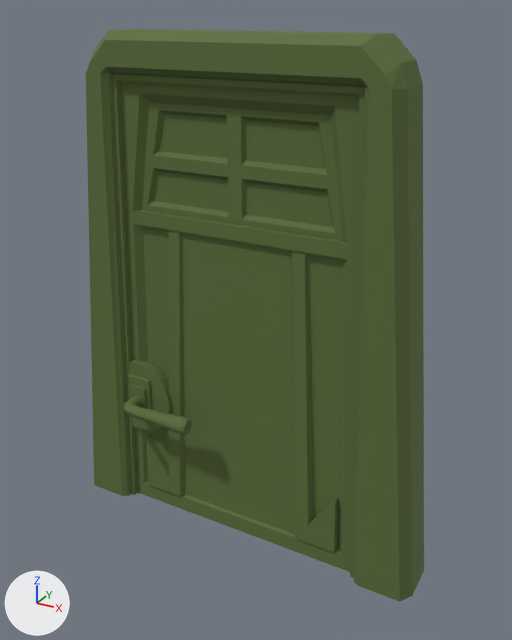
A saved change to the FBX model Assets/LivingRoom/FBX/MSG_Lr_doorlibrary.FBX.
One viewpoint serves both versions: a 50 mm camera at (1.58, -2.69, 1.45) aimed at (0.08, 0.04, 0.08). The axes (+X, +Y, +Z) are drawn at lower left. The lights are the same throughout. Where no turn or scale is listed for an object, it has been applied to the vertices.

The older version as bpy lines, for what is in view:
```python
me_mesh = bpy.data.meshes.new('Mesh')
me_mesh.from_pydata(...)  # 500 vertices, 954 faces; spans x -0.99..0.99, y -0.22..0.16, z -1.16..1.36
me_mesh.materials.append(mat_02___default)  # dark green #5c6e3b
ob_object113 = bpy.data.objects.new('Object113', me_mesh)
ob_object113.location = (0.0, 0.0, 0.0)
```
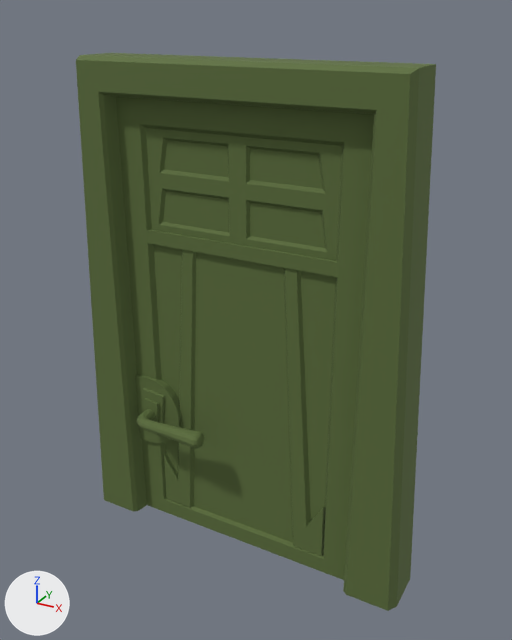
Commit message: objectss
추가

The change, as a list of edits to the scene's bpy script:
```text
Change me_mesh:
    used by ob_object113; location = (0.0, 0.0, 0.0)
    remove me_mesh.from_pydata(...)  # 500 vertices, 954 faces; spans x -0.99..0.99, y -0.22..0.16, z -1.16..1.36
    add me_mesh.from_pydata(...)  # 405 vertices, 737 faces; spans x -0.92..0.92, y -0.18..0.18, z -1.25..1.25
    me_mesh part 1: the loose piece of 220 vertices spanning x -0.67..0.67, y -0.04..0.13, z -1.15..1.15 is rebuilt with 43 vertices and now spans x -0.92..0.92, y -0.08..0.18, z -1.25..1.25
    me_mesh part 2: the loose piece of 37 vertices spanning x -0.67..-0.39, y -0.05..-0.01, z -0.68..-0.27 is rebuilt with 16 vertices and now spans x -0.61..-0.44, y -0.04..-0.01, z -0.7..-0.43
    me_mesh part 3: a new loose piece of 192 vertices spanning x -0.56..-0.13, y -0.18..-0.03, z -0.62..-0.53, in mat_02___default (dark green #5c6e3b)
    me_mesh part 4: a new loose piece of 113 vertices spanning x -0.61..0.61, y 0.0..0.04, z -1.25..1.05, in mat_02___default (dark green #5c6e3b)
    me_mesh part 5: a new loose piece of 26 vertices spanning x -0.63..-0.36, y -0.01..0.06, z -0.78..-0.37, in mat_02___default (dark green #5c6e3b)
    me_mesh part 6: the loose piece of 167 vertices spanning x -0.61..-0.19, y -0.22..-0.07, z -0.52..-0.43 is deleted
    me_mesh part 7
    60 vertices are removed from x -0.99..0.99, y -0.1..0.16, z -1.16..1.36
    102 faces are deleted
    me_mesh part 8
    16 vertices are removed from x -0.65..-0.5, y -0.08..-0.04, z -0.6..-0.35
    28 faces are deleted
```

Pixel boxes [x1, y1, x2, y2] of what changed, in the pictures (512 x 640 px):
'Object113', reshaped (6% wider): before [86, 29, 424, 602]; after [76, 53, 436, 611]
part 1 of me_mesh, rebuilt (50% wider, 14% taller): before [120, 81, 359, 572]; after [76, 53, 436, 611]
part 2 of me_mesh, rebuilt: before [129, 360, 171, 430]; after [142, 388, 165, 423]
part 3 of me_mesh, added (green): after [137, 409, 204, 449]
part 4 of me_mesh, added (green): after [120, 102, 371, 579]
part 5 of me_mesh, added (green): after [135, 375, 181, 443]
part 6 of me_mesh, deleted (green): before [124, 395, 192, 435]
part 7 of me_mesh, deleted (green): before [86, 29, 424, 602]
part 8 of me_mesh, deleted (green): before [129, 374, 152, 410]
